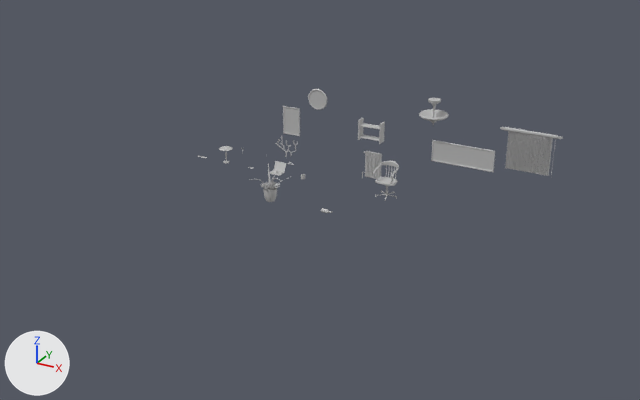
Before and after pictures for a commit that changed the FBX model Assets/04_Models/Bureau/Objet_Bureau.fbx.
The view is the same before and after, from a 50 mm camera at (13.35, -21.13, 10.94) aimed at (1.86, -0.25, 0.5). The lights are fixed; the arrows at lower left show +X, +Y and +Z. Where no turn or scale is listed for an object, it has been applied to the vertices.

Names of what the first picture shows: 'Cadre', 'Cadre_Long', 'Chaise_Bureau', 'Etagere_Bureau', 'Horloge', 'Lustre_Bureau', 'Ordiateur_Portable', 'Plante_Bureau', 'Porte_Manteau', 'Pot_Crayon', 'Radiateur_Bureau', 'Store_Bureau'.
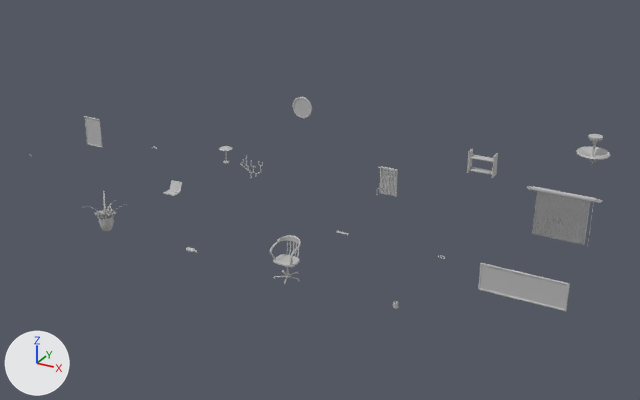
Location of each change, (x1, y1, x2, y2) in pixels of the pictures (640 x 400 px):
'Store_Bureau', moved
    before: (500, 127, 563, 176)
    after: (527, 186, 603, 247)
'Cadre_Long', moved
    before: (431, 140, 495, 172)
    after: (478, 263, 570, 311)
'Chaise_Bureau', moved
    before: (374, 161, 399, 201)
    after: (270, 235, 301, 284)
'Cadre', moved
    before: (283, 106, 300, 136)
    after: (84, 116, 103, 148)
'Radiateur_Bureau', moved
    before: (362, 151, 382, 179)
    after: (376, 166, 398, 197)
'Lustre_Bureau', moved
    before: (419, 98, 449, 125)
    after: (576, 134, 611, 165)
'Etagere_Bureau', moved
    before: (358, 118, 385, 144)
    after: (467, 149, 498, 178)
'Plante_Bureau', moved
    before: (250, 163, 287, 202)
    after: (82, 191, 124, 231)
'Horloge', moved
    before: (308, 89, 327, 110)
    after: (293, 97, 312, 118)
'Ordiateur_Portable', moved
    before: (269, 161, 286, 176)
    after: (163, 180, 182, 196)
'Porte_Manteau', moved
    before: (275, 135, 298, 157)
    after: (240, 156, 263, 179)
'Bouteille', moved
    before: (321, 208, 332, 213)
    after: (186, 247, 198, 253)
'Pot_Crayon', moved
    before: (301, 174, 305, 179)
    after: (393, 301, 399, 309)

Diff of the bpy script that builds the scene:
```diff
--- a/Assets/04_Models/Bureau/Objet_Bureau.fbx.py
+++ b/Assets/04_Models/Bureau/Objet_Bureau.fbx.py
@@ ob_etagere_bureau @@
 ob_etagere_bureau = bpy.data.objects.new('Etagere_Bureau', me_mesh_001)
-ob_etagere_bureau.location = (2.0, 3.0, 0.0)
+ob_etagere_bureau.location = (6.0, 2.0, 0.0)
@@ ob_bouteille @@
 ob_bouteille = bpy.data.objects.new('Bouteille', me_mesh)
-ob_bouteille.location = (1.97, 0.0, 0.0)
+ob_bouteille.location = (0.0, -4.0, 0.0)
@@ ob_store_bureau @@
 ob_store_bureau = bpy.data.objects.new('Store_Bureau', me_mesh_017)
-ob_store_bureau.location = (7.0, 3.0, 0.0)
+ob_store_bureau.location = (9.0, -1.0, 0.0)
@@ ob_horloge @@
 ob_horloge = bpy.data.objects.new('Horloge', me_mesh_015)
-ob_horloge.location = (0.0, 3.0, 0.0)
+ob_horloge.location = (0.0, 2.0, 0.0)
@@ ob_cadre_long @@
 ob_cadre_long = bpy.data.objects.new('Cadre_Long', me_mesh_004)
-ob_cadre_long.location = (5.0, 3.0, 0.0)
+ob_cadre_long.location = (9.0, -4.0, 0.0)
@@ ob_radiateur_bureau @@
 ob_radiateur_bureau = bpy.data.objects.new('Radiateur_Bureau', me_mesh_002)
-ob_radiateur_bureau.location = (2.0, 3.0, 0.0)
+ob_radiateur_bureau.location = (3.0, 2.0, 0.0)
@@ ob_chaise_bureau @@
 ob_chaise_bureau = bpy.data.objects.new('Chaise_Bureau', me_mesh_008)
-ob_chaise_bureau.location = (3.0, 2.0, 0.0)
+ob_chaise_bureau.location = (3.0, -4.0, 0.0)
@@ ob_pot_crayon @@
 ob_pot_crayon = bpy.data.objects.new('Pot_Crayon', me_mesh_007)
-ob_pot_crayon.location = (0.0, 2.0, 0.0)
+ob_pot_crayon.location = (6.0, -4.0, 0.0)
@@ ob_plante_bureau @@
 ob_plante_bureau = bpy.data.objects.new('Plante_Bureau', me_mesh_018)
-ob_plante_bureau.location = (0.0, 0.0, 0.0)
+ob_plante_bureau.location = (-3.0, -4.0, 0.0)
@@ ob_cadre @@
 ob_cadre = bpy.data.objects.new('Cadre', me_mesh_013)
-ob_cadre.location = (-1.0, 3.0, 0.0)
+ob_cadre.location = (-6.0, -1.0, 0.0)
@@ ob_porte_manteau @@
 ob_porte_manteau = bpy.data.objects.new('Porte_Manteau', me_mesh_014)
-ob_porte_manteau.location = (0.0, 1.0, 0.0)
+ob_porte_manteau.location = (0.0, -1.0, 0.0)
@@ ob_lustre_bureau @@
 ob_lustre_bureau = bpy.data.objects.new('Lustre_Bureau', me_mesh_003)
-ob_lustre_bureau.location = (4.0, 3.0, 0.0)
+ob_lustre_bureau.location = (9.0, 2.0, 0.0)
@@ ob_ordiateur_portable @@
 ob_ordiateur_portable = bpy.data.objects.new('Ordiateur_Portable', me_mesh_009)
-ob_ordiateur_portable.location = (-1.0, 2.0, 0.0)
+ob_ordiateur_portable.location = (-3.0, -1.0, 0.0)
```
